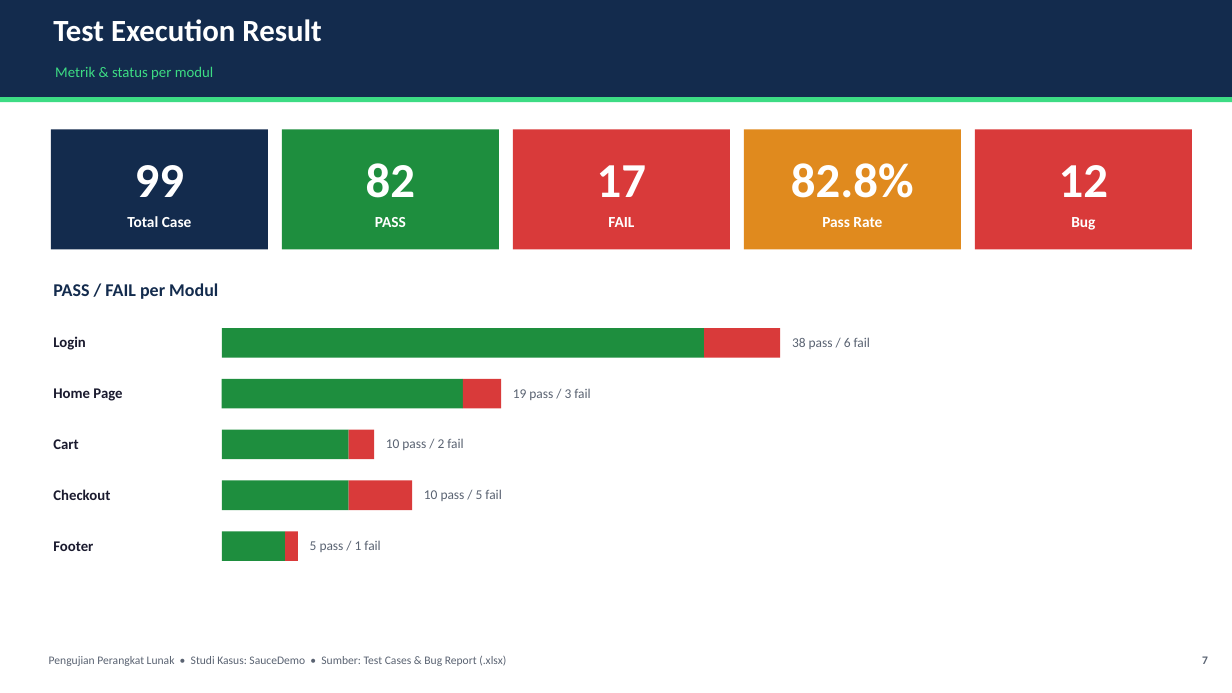
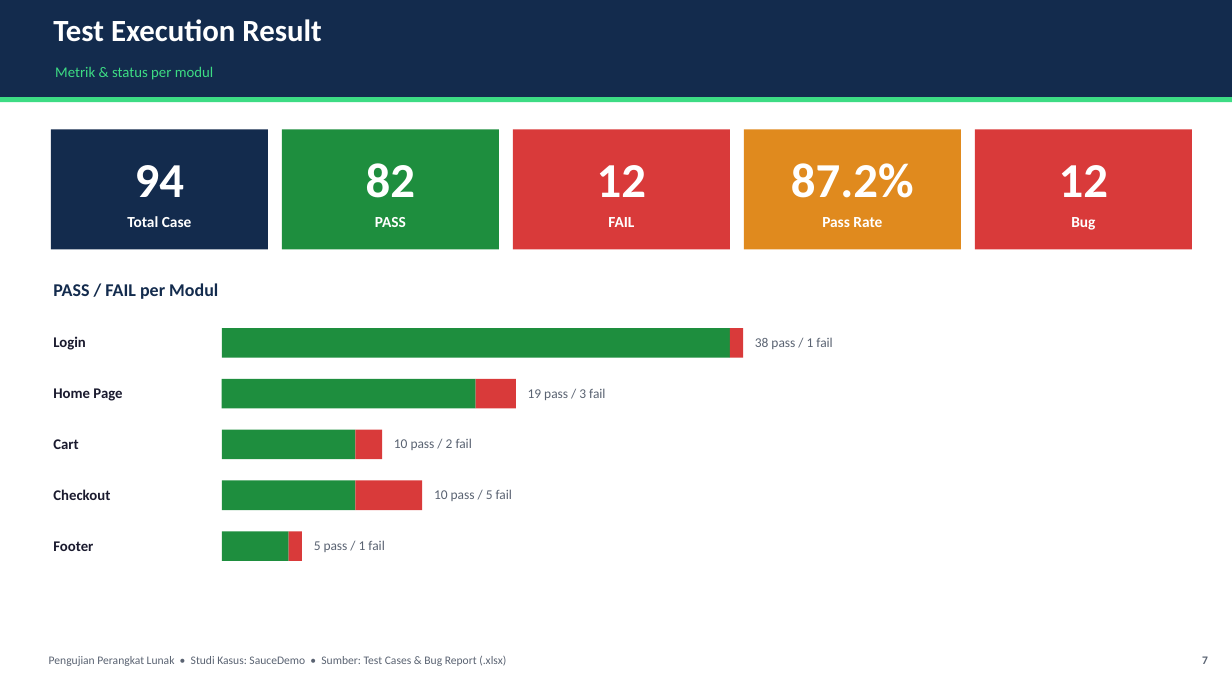
Before and after one commit to Zetakai/software-testing, a slide deck: slide 7 of SauceDemo_Test_Report.pptx. Drawn at 1232x693 pixels with LibreOffice and Linux fonts; fonts in the diff are those of the drawing. Boxes give left, top, right and bottom in pixels: in the first picture for what was removed or moved away, otherwise in the second. Text is boxed around its words. In the diff, an @@ line names an element or a change of style, - is before the commit and + after.

Commit message:
Dedupe account-lockout test cases (026-031 -> TC-LP-026); 17 fail -> 12
Per-role lockout cases identical after Role column dropped; merged to one.
Totals now 94 cases / 82 PASS / 12 FAIL (87.2%), 1:1 with 12 bugs.
Updated xlsx, deck, README.

```diff
--- a/SauceDemo_Test_Report.pptx
+++ b/SauceDemo_Test_Report.pptx
@@ text at (135,165,184,197): text changed @@
-99
+94
@@ text at (597,165,646,197): text changed @@
-17
+12
@@ text at (791,163,914,198): text changed @@
-82.8%
+87.2%
@@ rectangle: place and size @@
-rectangle at (222,328,704,358)
+rectangle at (222,328,730,358)
@@ rectangle: place and size @@
-rectangle at (704,328,780,358)
+rectangle at (730,328,743,358)
@@ text at (755,338,832,349): text changed @@
-38 pass / 6 fail
+38 pass / 1 fail
@@ rectangle: place and size @@
-rectangle at (222,379,463,409)
+rectangle at (222,379,476,409)
@@ rectangle: place and size @@
-rectangle at (463,379,501,409)
+rectangle at (476,379,516,409)
@@ text "19 pass / 3 fail": place and size @@
-text "19 pass / 3 fail" at (513,389,590,400)
+text "19 pass / 3 fail" at (528,388,605,400)
@@ rectangle: place and size @@
-rectangle at (222,430,348,459)
+rectangle at (222,430,356,459)
@@ 2 texts, 2 rectangles: place and size @@
-2 texts, 2 rectangles at (348,430,501,510)
+2 texts, 2 rectangles at (356,430,512,510)
@@ rectangle: place and size @@
-rectangle at (222,481,348,510)
+rectangle at (222,481,356,510)
@@ text "5 pass / 1 fail": place and size @@
-text "5 pass / 1 fail" at (310,541,380,552)
+text "5 pass / 1 fail" at (314,540,384,552)
```
Also in this commit, not shown: 6 other slides changed, 4 other files.
